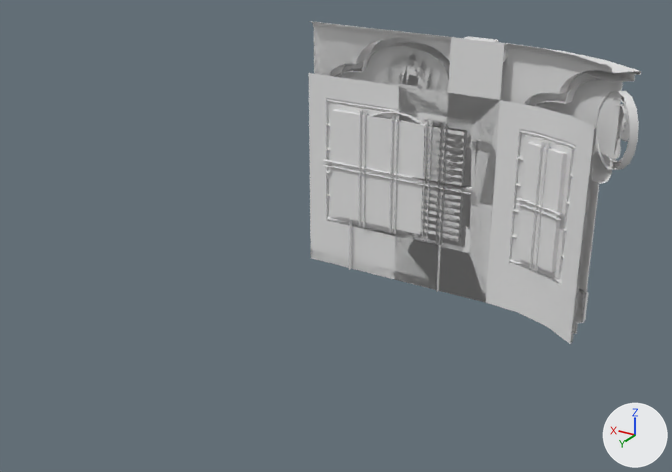
A saved change to the FBX model Assets/3Dmodels/3Dmodels_Buildings/3Dmodels_Buildings_Urban/3Dmodel_Buidling_Urban_CornerRounded/3Dmodel_Buidling_Urban_CornerRounded.fbx.
The view is the same before and after, from a 50 mm camera at (-5.78, 15.25, 8.28) aimed at (1.51, 3.1, 2.2). Lighting does not change. The marker at lower right points along +X, +Y and +Z. The picture after the commit comes second. Where no turn or scale is listed for an object, it has been applied to the vertices.

Objects in the first picture: 'Buidling_Urban_CornerRounded_Arch', 'Buidling_Urban_CornerRounded_Column', 'Buidling_Urban_CornerRounded_WallGroundFloorRounded', 'Buidling_Urban_CornerRounded_Window1stFloor', 'Buidling_Urban_CornerRounded_Window1stFloorBalconyRounded', 'Buidling_Urban_CornerRounded_Window1stFloorRounded', 'Buidling_Urban_CornerRounded_WindowDouble', 'Buidling_Urban_CornerRounded_WindowGroundFloor', 'Buidling_Urban_CornerRounded_WindowSquare', 'Buidling_Urban_CornerRounded_WindowSquareRounded', 'Buidling_Urban_CornerRounded_WindowTop' and 4 more.
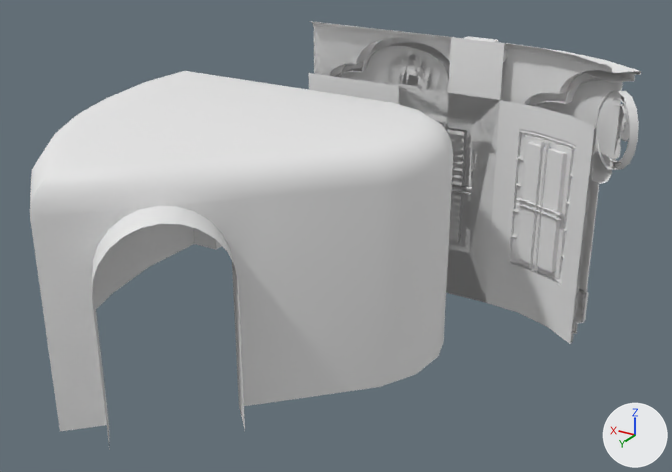
Boxes [x1, y1, x2, y2] around the edits, measured in the pictures (672 x 472 px):
'Buidling_Urban_CornerRounded_Entrance', added
    after: [30, 71, 453, 450]
'Buidling_Urban_CornerRounded_WindowDouble', unchanged, covered by the edit
    before: [309, 73, 498, 301]
    after: [309, 73, 500, 301]
'Buidling_Urban_CornerRounded_WindowSquare', unchanged, covered by the edit
    before: [394, 86, 499, 296]
    after: [399, 86, 499, 296]

What changed in the scene script:
```text
Add mat_material_buidling_urban_cornerrounded:
    mat_material_buidling_urban_cornerrounded = principled_material('Material_Buidling_Urban_CornerRounded')
    mat_material_buidling_urban_cornerrounded.base_color = (0.8, 0.8, 0.8)  # white #e7e7e7
    mat_material_buidling_urban_cornerrounded.roughness = 1.0
Add me_buidling_urban_cornerrounded_entrance:
    me_buidling_urban_cornerrounded_entrance.from_pydata(...)  # 164 vertices, 144 faces; spans x -0.08..6.66, y 0.1..7.27, z 0.0..4.0
    me_buidling_urban_cornerrounded_entrance.materials.append(mat_material_buidling_urban_cornerrounded)  # white #e7e7e7
Add ob_buidling_urban_cornerrounded_entrance:
    ob_buidling_urban_cornerrounded_entrance = bpy.data.objects.new('Buidling_Urban_CornerRounded_Entrance', me_buidling_urban_cornerrounded_entrance)
    ob_buidling_urban_cornerrounded_entrance.location = (0.0, 0.0, 0.0)
```
